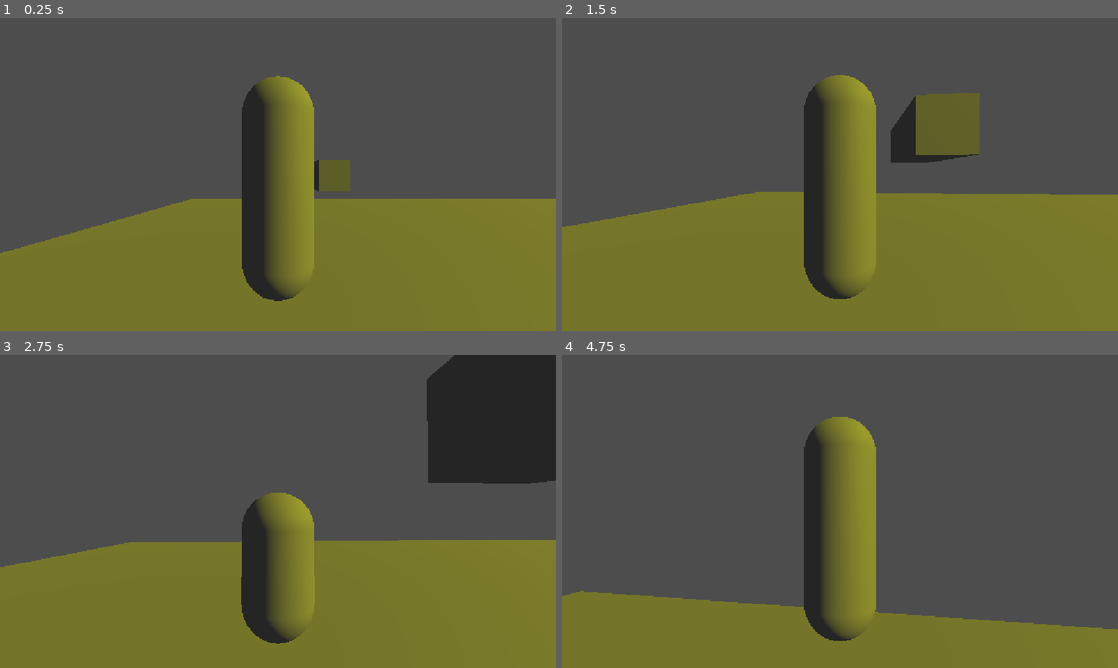
Above: before the commit, frames 1-4 (two rows, left to right).
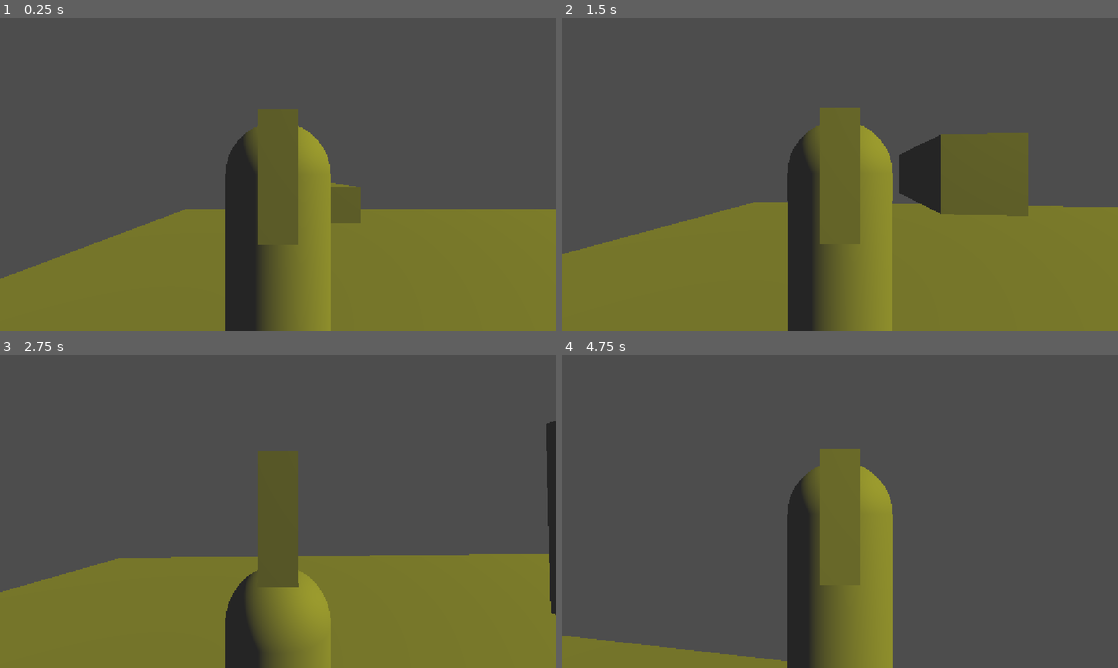
Above: after the commit, the same moments.

Repository: muh4mmedemin/Code-Of-Duty
Game: Godot game, scene res://scenes/main.tscn
Two runs of this game, one before a commit and one after it. Both use one fixed random seed, a clock stepped at 60 frames per second and the inputs below.
Inputs (mouse positions are in pixels of both pictures, inside the frame that each line leads up to):
- Up to frame 1 (0.25 s): no input
- Up to frame 2 (1.5 s): tap Enter (ui_accept) at 0.5, 0.77 s; move the mouse to (867, 174) at 0.52 s; hold Ctrl (player_crouch) 0.53-1.28 s; hold W (ui_up) from 0.53 s (still down); move the mouse to (812, 174) at 1.27 s; tap Shift (player_sprint) at 1.35 s
- Up to frame 3 (2.75 s): keep holding W (ui_up); tap Enter (ui_accept) at 1.52 s; move the mouse to (289, 505) at 2.02 s; hold Ctrl (player_crouch) from 2.03 s (still down)
- Up to frame 4 (4.75 s): keep holding W (ui_up); move the mouse to (834, 517) at 2.77 s; release Ctrl (player_crouch) at 2.78 s; tap Shift (player_sprint) at 2.85, 4.35 s; tap Enter (ui_accept) at 3.02, 3.77, 4.52 s; move the mouse to (878, 514) at 3.52 s; hold Ctrl (player_crouch) 3.53-4.28 s; move the mouse to (795, 508) at 4.27 s

The runs differ from the first frame. In frame 1, 11% of the frame differs, in the area x 0-100%, y 18-100%; in frame 2, 16%; in frame 3, 20%, in the area x 0-100%, y 0-100%; in frame 4, 19%.

Commit message:
Updated crouch system

Diff:
--- a/code-of-duty/scenes/player.tscn
+++ b/code-of-duty/scenes/player.tscn
@@ -8,16 +8,26 @@
 [sub_resource type="CapsuleMesh" id="CapsuleMesh_5ieep"]
 height = 3.0
 
+[sub_resource type="BoxMesh" id="BoxMesh_fodb4"]
+size = Vector3(0.3, 1, 1)
+
 [node name="Player" type="Node3D" unique_id=47788392]
 
 [node name="CharacterBody3D" type="CharacterBody3D" parent="." unique_id=660356162]
 script = ExtResource("1_3vyb7")
-
-[node name="Camera3D" type="Camera3D" parent="CharacterBody3D" unique_id=1426303998]
-transform = Transform3D(1, 0, 0, 0, 1, 0, 0, 0, 1, 0, 1.6803986, 2.8548005)
 
 [node name="CollisionShape3D" type="CollisionShape3D" parent="CharacterBody3D" unique_id=1060700495]
 shape = SubResource("CapsuleShape3D_jv1ba")
 
 [node name="MeshInstance3D" type="MeshInstance3D" parent="CharacterBody3D/CollisionShape3D" unique_id=111169447]
 mesh = SubResource("CapsuleMesh_5ieep")
+
+[node name="Head" type="Node3D" parent="CharacterBody3D" unique_id=82191363]
+transform = Transform3D(1, 0, 0, 0, 1, 0, 0, 0, 1, 0, 1.2267923, 0)
+
+[node name="Camera3D" type="Camera3D" parent="CharacterBody3D/Head" unique_id=1426303998]
+transform = Transform3D(1, 0, 0, 0, 1, 0, 0, 0, 1, 0, 0, 2.0026588)
+
+[node name="MeshInstance3D" type="MeshInstance3D" parent="CharacterBody3D/Head" unique_id=1234267546]
+transform = Transform3D(1, 0, 0, 0, 1, 0, 0, 0, 1, 0, -0.02086246, 0)
+mesh = SubResource("BoxMesh_fodb4")
--- a/code-of-duty/scripts/player.gd
+++ b/code-of-duty/scripts/player.gd
@@ -1,7 +1,7 @@
 extends CharacterBody3D
 
 @onready var player: CharacterBody3D = $"."
-@onready var camera: Camera3D = $Camera3D
+@onready var camera: Camera3D = $Head/Camera3D
 
 var player_speed = WALK_SPEED
 const WALK_SPEED = 5.0
@@ -21,6 +21,7 @@
 	Input.mouse_mode = Input.MOUSE_MODE_CAPTURED
 	$CollisionShape3D.position.y = 3.0 / 2.0
 
+	$Head.position = Vector3(0.0, 3.0 - 0.5, 0.0)
 	var sphere = SphereShape3D.new()
 	sphere.radius = 0.40
 
